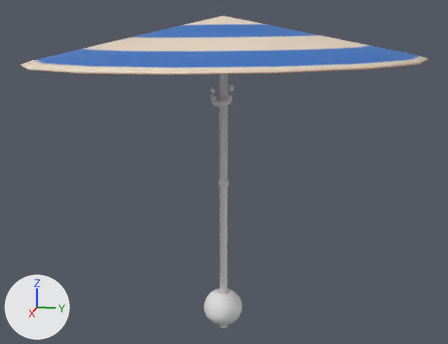
The FBX model plipplop/Assets/Meshes/Props/KM_Umbrella01.fbx, before and after one commit.
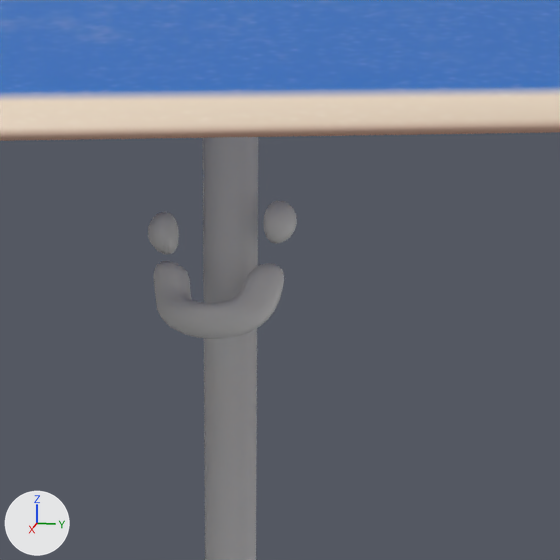
There are two pictures of each version: one whole from a camera (50 mm lens) standing at (0.0368, 0.0074, 0.0196) and looking at (-0.0001, 0.0, 0.0104), one close up on the part from 41% to 62% of the width and 15% to 42% of the height. Every picture has the same lights, and +X, +Y and +Z are marked at lower left. Both versions are drawn at full value of the shape key 'Close' of 'UmbrellaFaceOpen'; the numbers are the values there.

Objects in the first close-up: 'Umbrella', 'UmbrellaFaceOpen'.
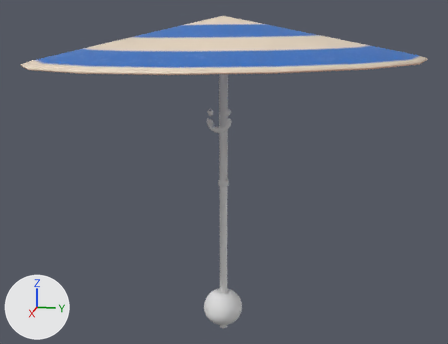
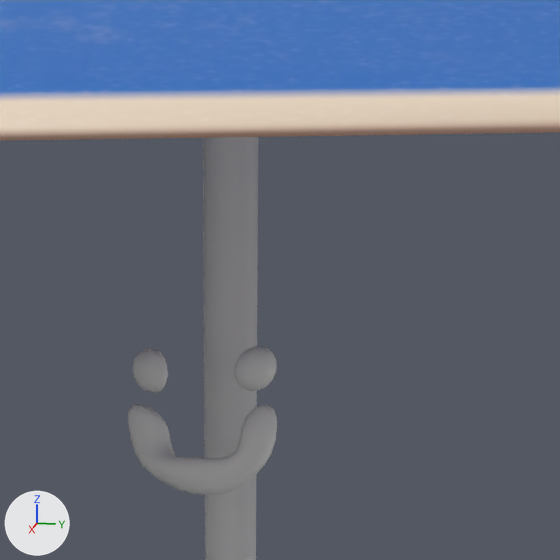
Pixel boxes (x1, y1, x2, y2) of what changed, in the close-ups (560 x 560 px; the box of a moved part takes in the faces that stretch with it):
'UmbrellaFaceOpen', reshaped (7% taller)
    before: (148, 200, 297, 339)
    after: (128, 346, 277, 495)
part 1 of me_cube_055, moved or reshaped
    before: (148, 212, 179, 254)
    after: (132, 348, 168, 393)
part 2 of me_cube_055, moved or reshaped
    before: (263, 200, 297, 244)
    after: (234, 346, 277, 391)
part 3 of me_cube_055, moved or reshaped
    before: (154, 261, 284, 338)
    after: (128, 404, 277, 495)

The change in detail:
me_cube_055 is used by ob_umbrellafaceopen; location (0.0, 0.0, 0.0); rotation (1.571, 0.0, 0.0), in degrees (90, 0, 0); scale (0.01, 0.01, 0.01).
me_cube_055 had 582 vertices, 608 faces and spanned x -0.0157..0.0894, y 1.4584..1.587, z -0.0681..0.0814.
me_cube_055 now has 582 vertices, 608 faces and spans x 0.0615..0.1273, y 1.3116..1.4535, z -0.0638..0.0847.
me_cube_055 part 1: the loose piece of 114 vertices spanning x -0.0157..0.0297, y 1.5319..1.5728, z 0.0523..0.0814 is multiplied about its middle by the matrix ((0.649, 0.107, 0.753), (-0.36, 0.915, 0.181), (-0.67, -0.388, 0.633)), then moved by (0.0756, -0.1255, -0.0025).
me_cube_055 part 2: the loose piece of 114 vertices spanning x -0.0079..0.0379, y 1.5459..1.587, z -0.0681..-0.0388 is multiplied about its middle by the matrix ((0.82, 0.196, -0.538), (-0.333, 0.928, -0.169), (0.466, 0.318, 0.826)), then moved by (0.0741, -0.1338, 0.0087).
me_cube_055 part 3: 354 of 582 vertices moved; they spanned x 0.0212..0.0894, y 1.4584..1.5289, z -0.0601..0.0696 and now span x 0.0738..0.1273, y 1.3116..1.3967, z -0.0638..0.0847; mean shift (0.0458, -0.1397, 0.0023); largest move (0.0675, 1.4893, 0.0204) -> (0.105, 1.3397, 0.0254).
